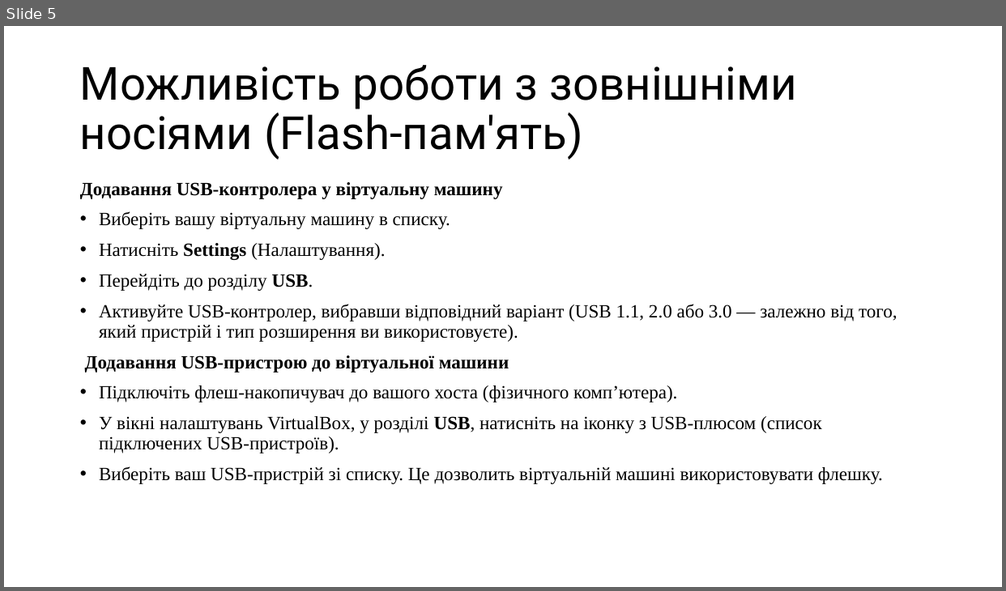
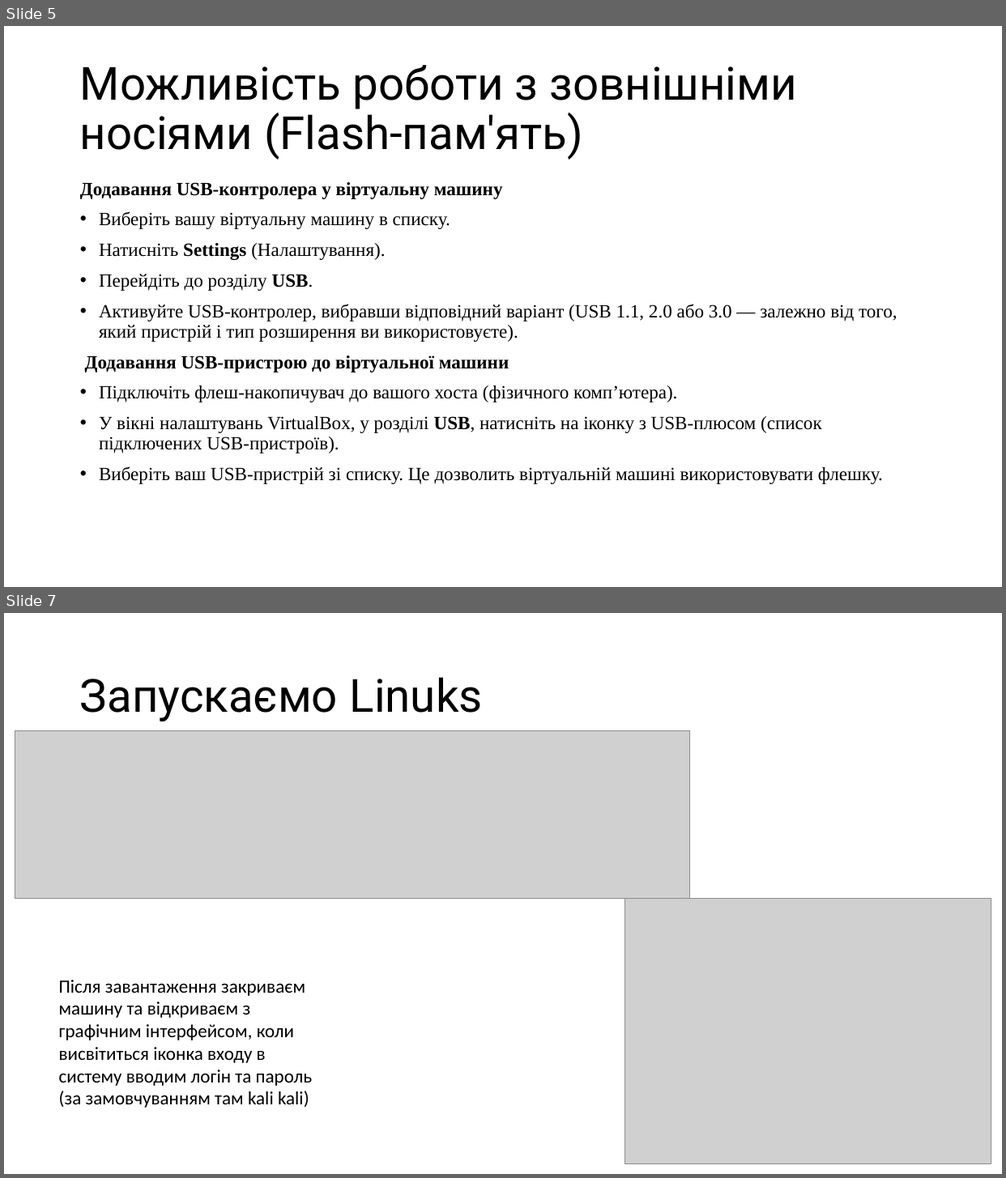
Before and after one commit to Teramar1/VelikieBomji, a slide deck: WorkCase2.pptx. Shown one above the other, each under a label of ours: slide 5 before the commit, slides 5 and 7 after it; the slides between them are not shown. The pictures are 1006x591 and 1006x1178 pixels, drawn with LibreOffice and Linux fonts; fonts in the diff are those of the drawing; grey boxes stand for pictures. Boxes give left, top, right and bottom in pixels: in the first picture for what was removed or moved away, otherwise in the second. Text is boxed around its words. In the diff, an @@ line names an element or a change of style, - is before the commit and + after.

```diff
--- a/WorkCase2.pptx
+++ b/WorkCase2.pptx
@@ slide 7 added at box(4, 613, 1002, 1174), background #FFFFFF @@
@@ title added at box(80, 677, 483, 722), 44 pt, text #000000 @@
+Запускаємо Linuks
@@ picture added at box(15, 730, 691, 898) @@
@@ picture added at box(625, 898, 991, 1164) @@
@@ text added at box(59, 980, 313, 1108), 18 pt, text #000000 @@
+Після завантаження закриваєм машину та відкриваєм з графічним інтерфейсом, коли висвітиться іконка входу в систему вводим логін та пароль (за замовчуванням там kali kali)
```
Also in this commit, not shown: 2 other slides added.
